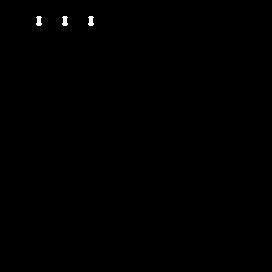
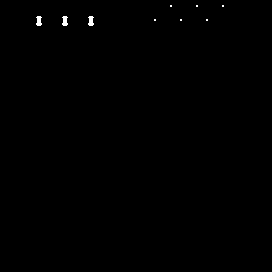
Comparing the layer stacks of the two w=272, h=272 images. Changes:
painted on "Layer 1 copy 2" over [154, 5, 224, 21]
